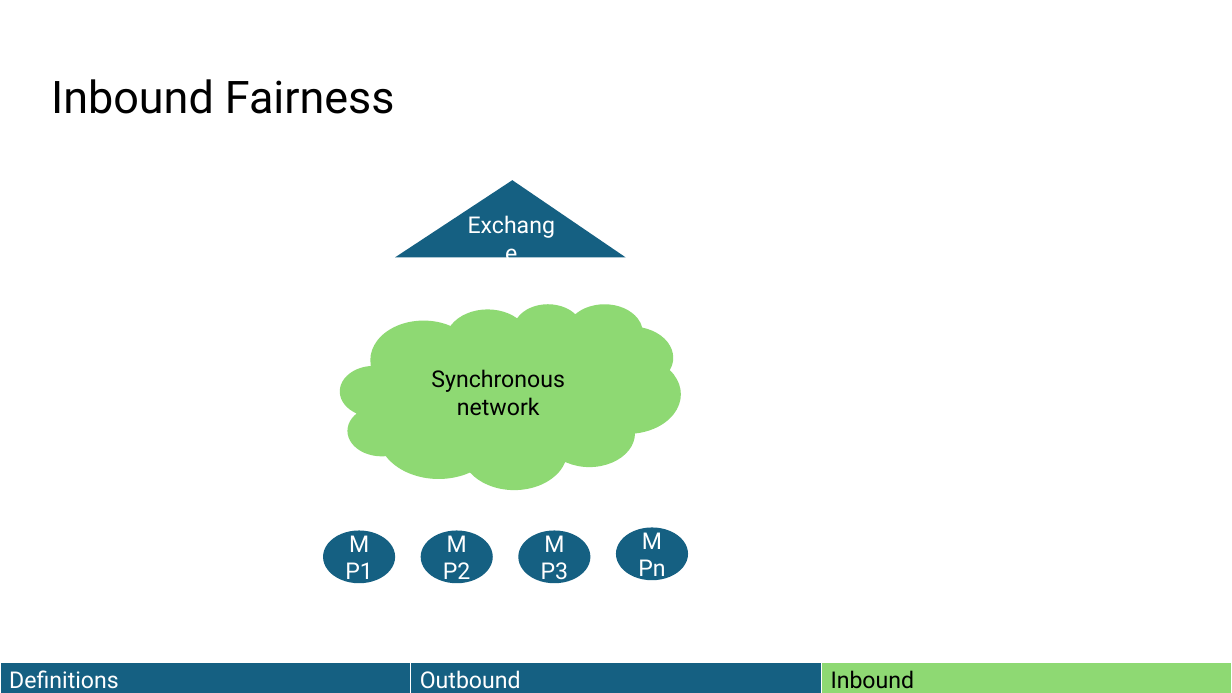
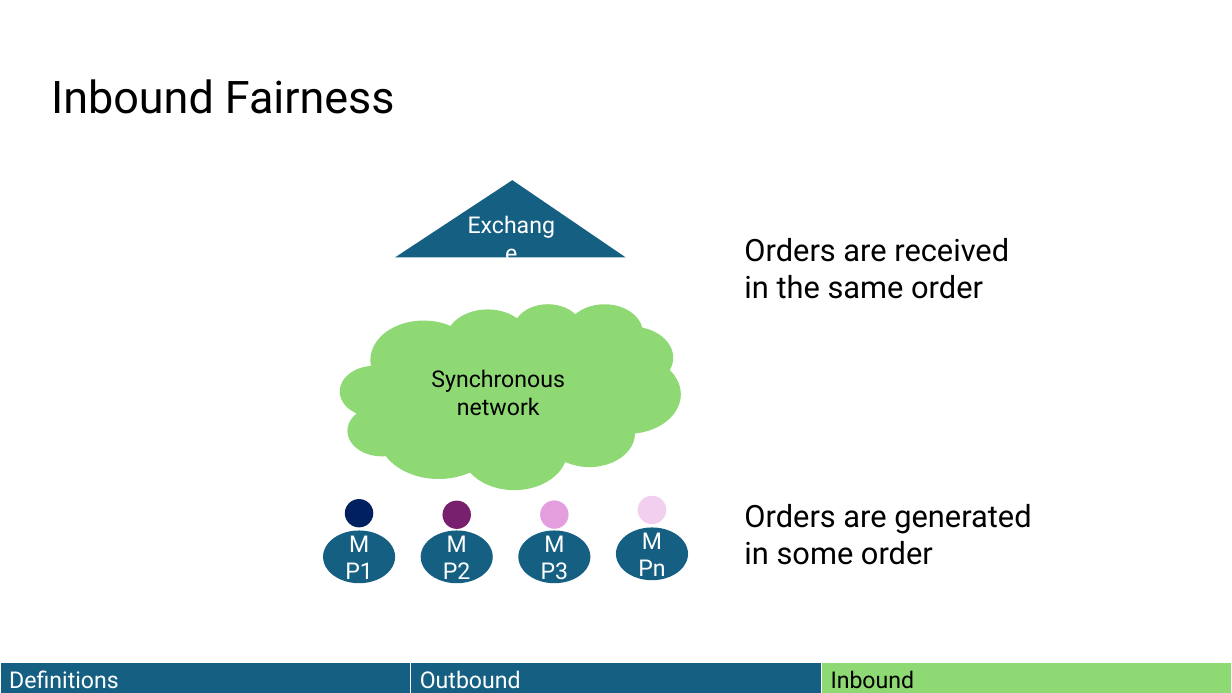
Before and after one commit to HaseebLUMS/Onyx-Presentation, a slide deck: slide 65 of thesis-latency-fairness.pptx. Drawn at 1232x693 pixels with LibreOffice and Linux fonts; fonts in the diff are those of the drawing. Boxes give left, top, right and bottom in pixels: in the first picture for what was removed or moved away, otherwise in the second. Text is boxed around its words. In the diff, an @@ line names an element or a change of style, - is before the commit and + after.

```diff
--- a/thesis-latency-fairness.pptx
+++ b/thesis-latency-fairness.pptx
@@ text added at box(744, 238, 1009, 299), 24 pt, text #000000 @@
+Orders are received in the same order
@@ ellipse added at box(345, 499, 373, 528), fill #002060 @@
@@ ellipse added at box(443, 501, 471, 530), fill #78206E @@
@@ ellipse added at box(541, 501, 569, 530), fill #E59EDD @@
@@ ellipse added at box(638, 496, 666, 525), fill #F2CFEE @@
@@ text added at box(744, 504, 1031, 565), 24 pt, text #000000 @@
+Orders are generated in some order
```
Also in this commit, not shown: 3 other slides changed, 16 slides added.
